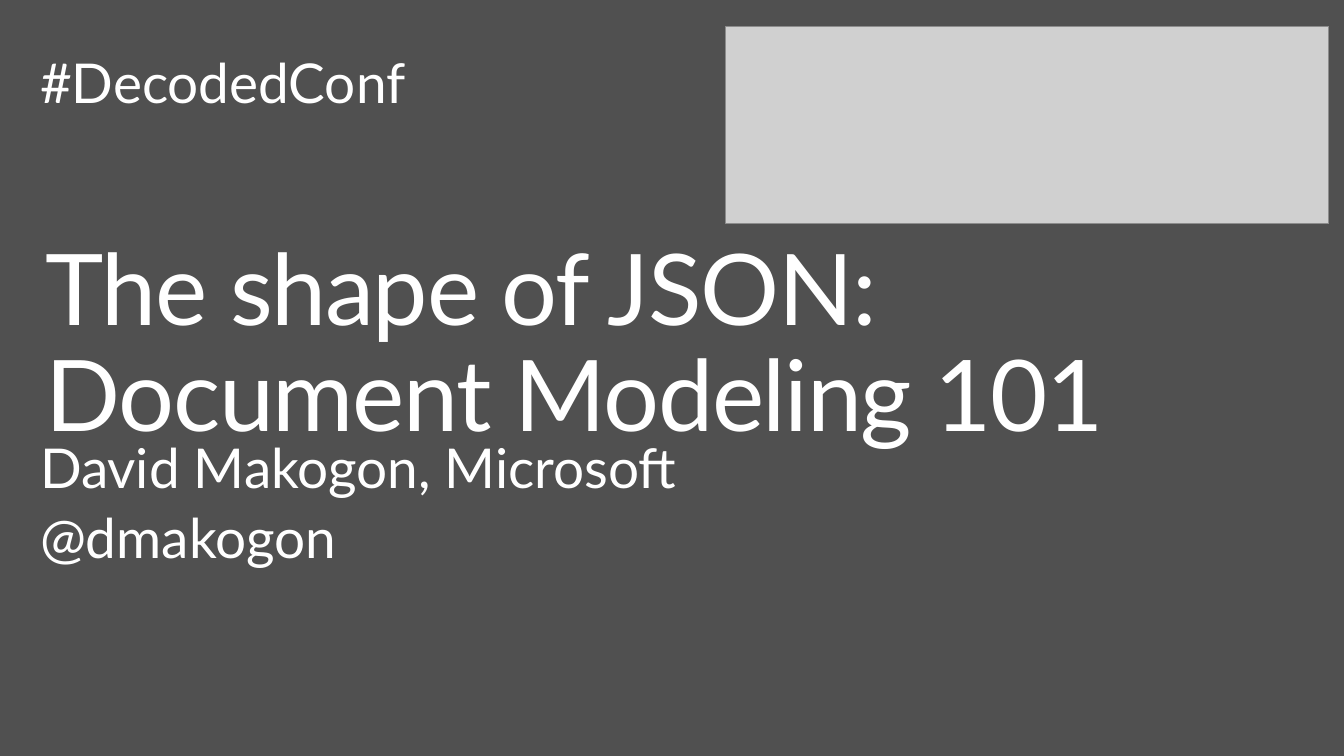
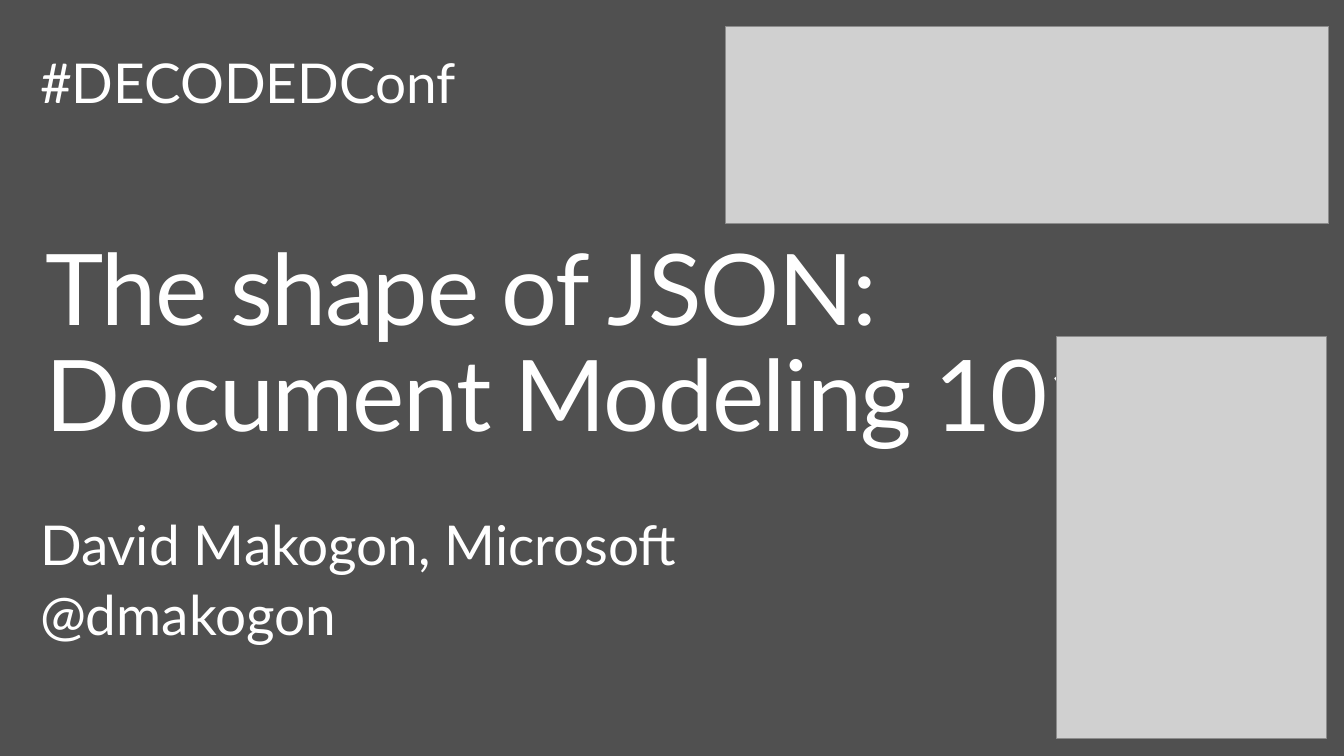
Before and after one commit to dmakogon/decodedconf2016, a slide deck: slide 1 of docmodeling/makogon-docmodeling.pptx. Drawn at 1344x756 pixels with LibreOffice and Linux fonts; fonts in the diff are those of the drawing; grey boxes stand for pictures. Boxes give left, top, right and bottom in pixels: in the first picture for what was removed or moved away, otherwise in the second. Text is boxed around its words. In the diff, an @@ line names an element or a change of style, - is before the commit and + after.

Commit message:
slide tweaks (#5)

```diff
--- a/docmodeling/makogon-docmodeling.pptx
+++ b/docmodeling/makogon-docmodeling.pptx
@@ text at (x1=40, y1=63, x2=456, y2=104): text changed @@
-#DecodedConf
+#DECODEDConf
@@ picture added at (x1=1056, y1=337, x2=1326, y2=739) @@
@@ text "David Makogon, Microsoft" moved from (x1=40, y1=447, x2=677, y2=568) to (x1=40, y1=524, x2=677, y2=645) @@
```
Also in this commit, not shown: 3 other slides changed, 4 slides removed.
